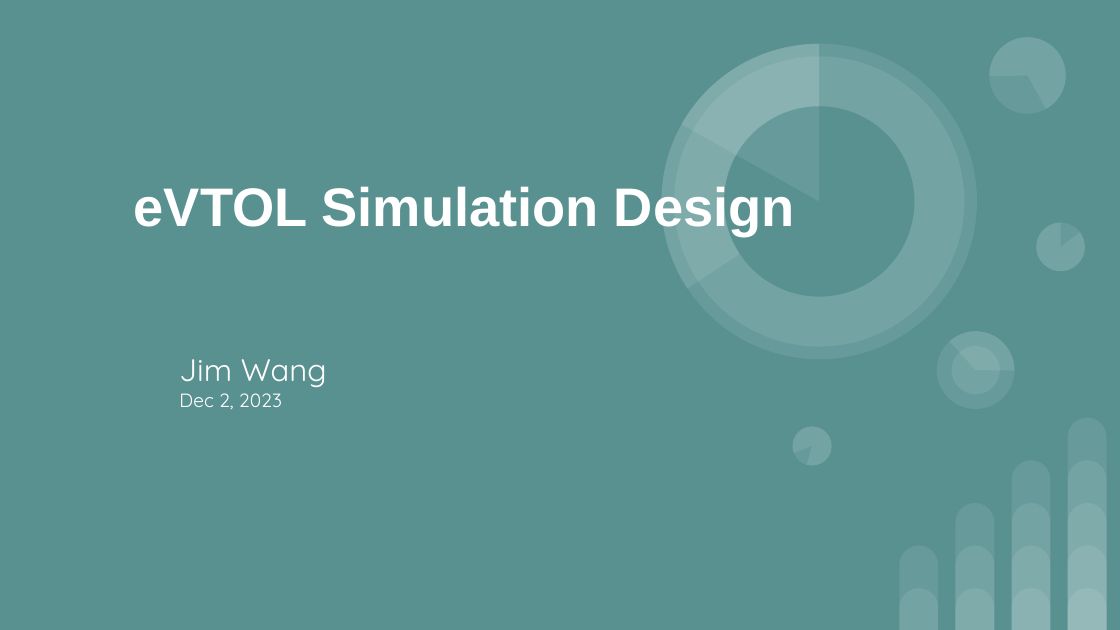
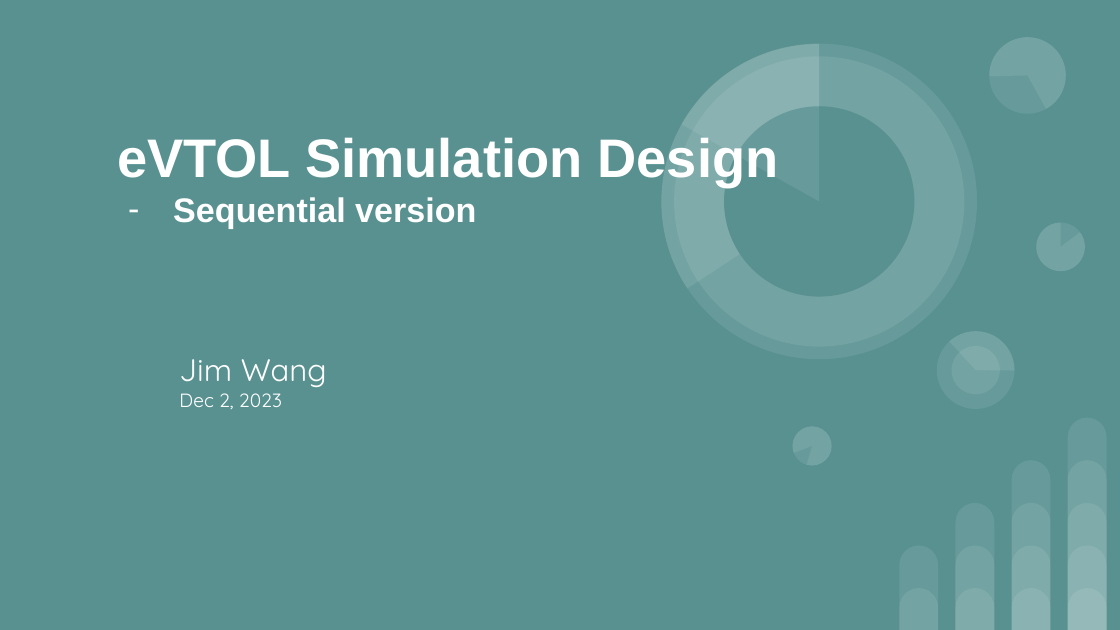
Before and after one commit to jsw2022/eVTOL_Simulation, a slide deck: slide 1 of doc/eVTOL Simulation V_01_00_01 Design.pptx. Drawn at 1120x630 pixels with LibreOffice and Linux fonts; fonts in the diff are those of the drawing. Boxes give left, top, right and bottom in pixels: in the first picture for what was removed or moved away, otherwise in the second. Text is boxed around its words. In the diff, an @@ line names an element or a change of style, - is before the commit and + after.

Commit message:
Updated sequential design document(v_01-00-01), and added parallel design document(v_02-00-01)

```diff
--- a/doc/eVTOL Simulation V_01_00_01 Design.pptx
+++ b/doc/eVTOL Simulation V_01_00_01 Design.pptx
@@ title "eVTOL Simulation Design": place and size @@
-title "eVTOL Simulation Design" at <box>134,186,795,237</box>
+title "eVTOL Simulation Design" at <box>117,137,778,228</box>
@@ title at <box>173,197,476,228</box>: paragraph added @@
+– Sequential version
```
Also in this commit, not shown: 3 other slides changed, 2 other files.
